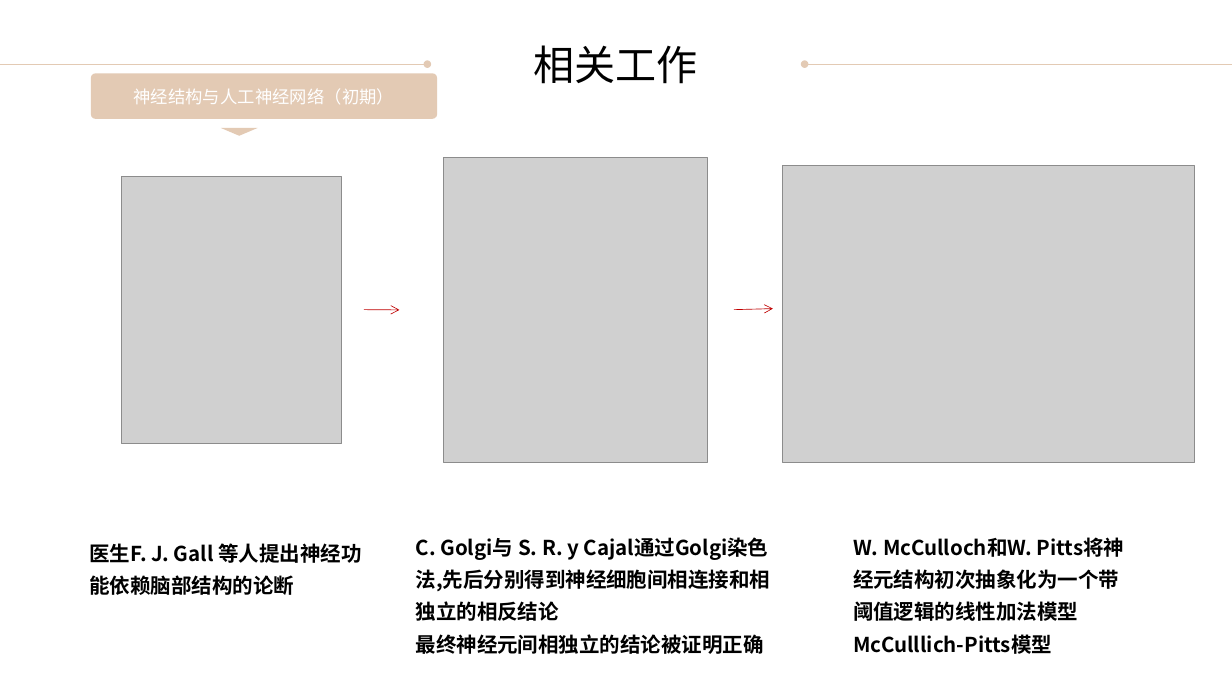
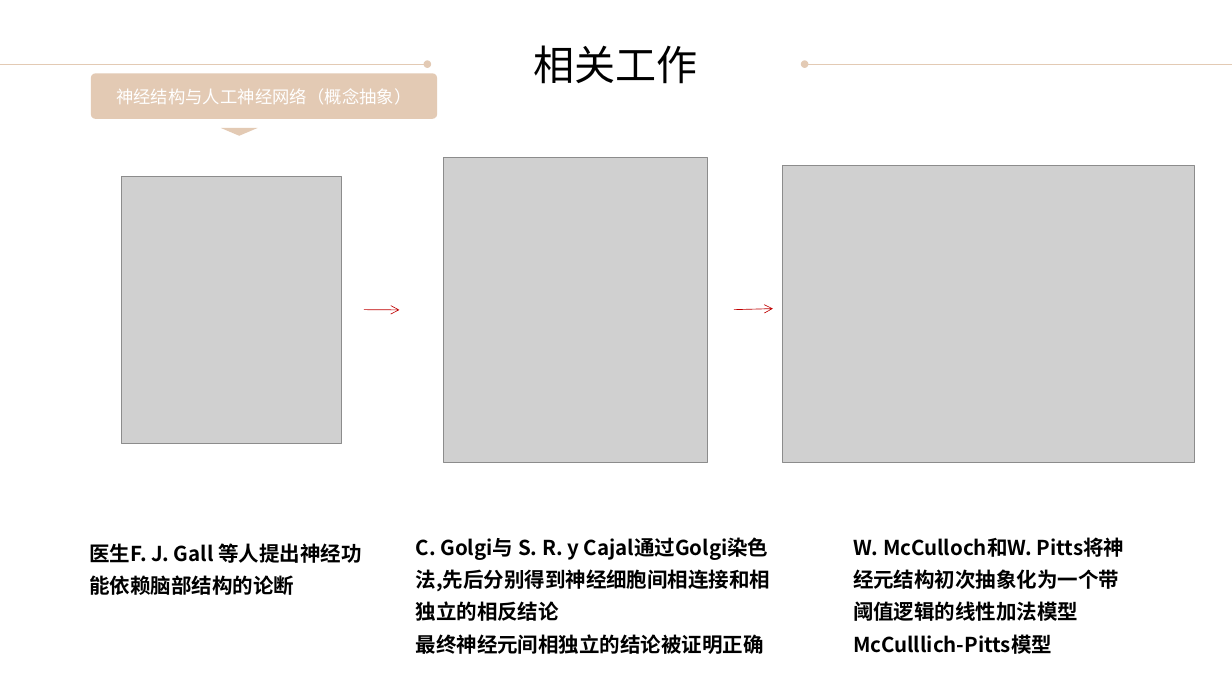
Before and after one commit to DonquixoteGarry/Vote_System, a slide deck: slide 4 of essay_code/ppt/毕业答辩ppt.pptx. Drawn at 1232x693 pixels with LibreOffice and Linux fonts; fonts in the diff are those of the drawing; grey boxes stand for pictures. Boxes give left, top, right and bottom in pixels: in the first picture for what was removed or moved away, otherwise in the second. Text is boxed around its words. In the diff, an @@ line names an element or a change of style, - is before the commit and + after.

```diff
--- a/essay_code/ppt/毕业答辩ppt.pptx
+++ b/essay_code/ppt/毕业答辩ppt.pptx
@@ text in rounded rectangle at (x1=116, y1=88, x2=411, y2=104): text changed @@
-神经结构与人工神经网络（初期）
+神经结构与人工神经网络（概念抽象）
```
Also in this commit, not shown: 4 other slides changed, 1 slide added, 2 other files.
